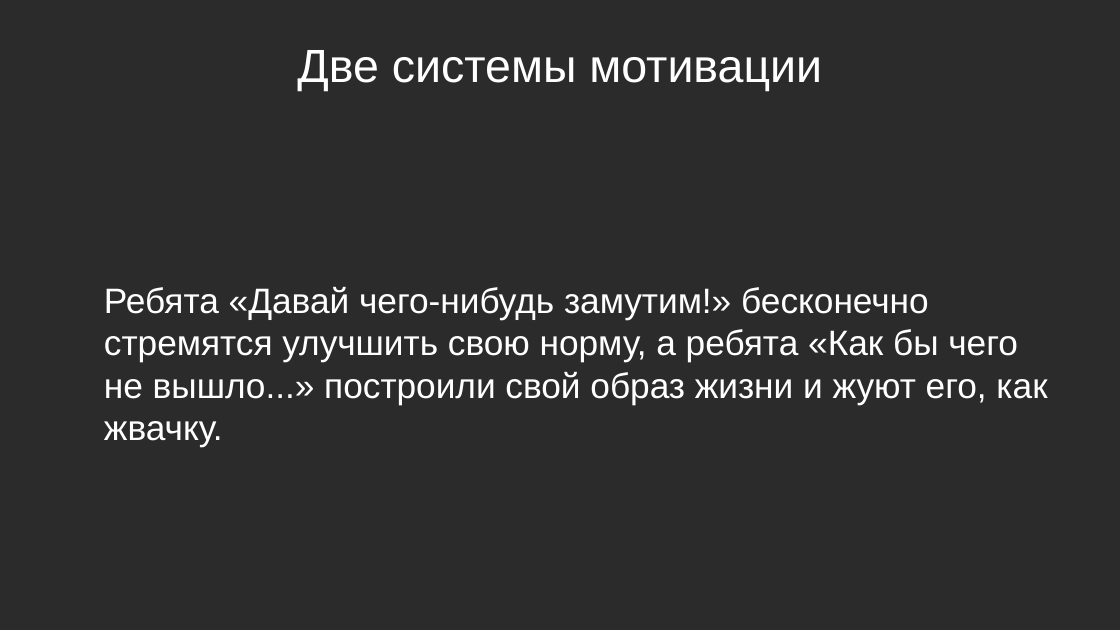
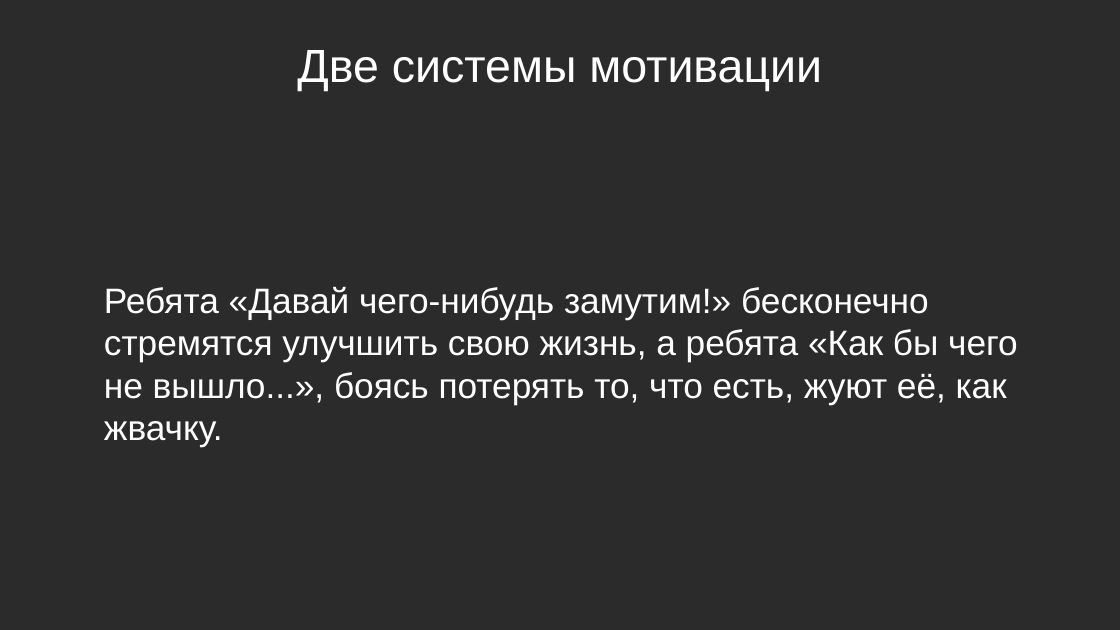
Before and after one commit to Chularev/articles, a slide deck: slide 15 of Psychology/Гомеостаз и мотивация (практика).odp. Drawn at 1120x630 pixels with LibreOffice and Linux fonts; fonts in the diff are those of the drawing; background and template pictures are left out; a plain dark background stands for a picture behind light text. Boxes give left, top, right and bottom in pixels: in the first picture for what was removed or moved away, otherwise in the second. Text is boxed around its words. In the diff, an @@ line names an element or a change of style, - is before the commit and + after.

Commit message:
tmp

```diff
--- a/Psychology/Гомеостаз и мотивация (практика).odp
+++ b/Psychology/Гомеостаз и мотивация (практика).odp
@@ text at box(104, 287, 1018, 447): text changed @@
-Ребята «Давай чего-нибудь замутим!» бесконечно стремятся улучшить свою норму, а ребята «Как бы чего не вышло...» построили свой образ жизни и жуют его, как жвачку.
+Ребята «Давай чего-нибудь замутим!» бесконечно стремятся улучшить свою жизнь, а ребята «Как бы чего не вышло...», боясь потерять то, что есть, жуют её, как жвачку.
```
Also in this commit, not shown: 1 other slide changed.
